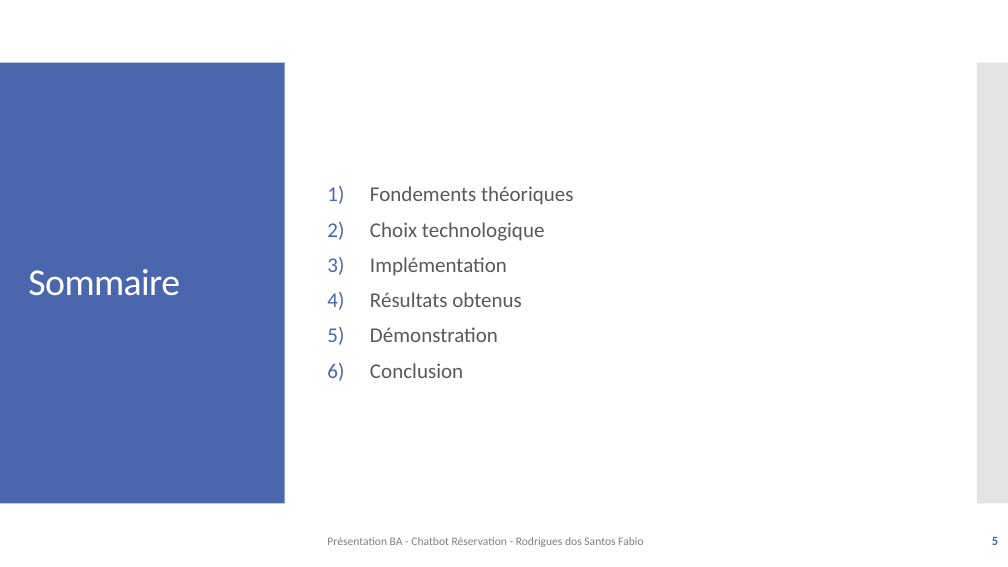
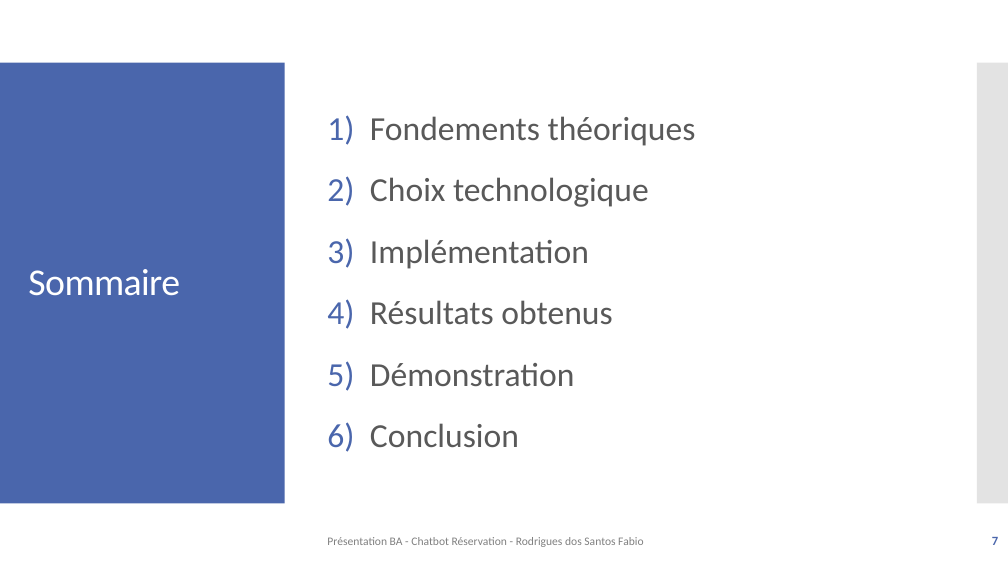
Before and after one commit to f-rdrgs/projet-bachelor, a slide deck: slide 7 of documentation/travail_bachelor/ISC_LOG_presentation_diplome_RodriguesDosSantosFabio_EggenbergNiklaus_2024.pptx (slide 5 before the commit). Drawn at 1008x567 pixels with LibreOffice and Linux fonts; fonts in the diff are those of the drawing. Boxes give left, top, right and bottom in pixels: in the first picture for what was removed or moved away, otherwise in the second. Text is boxed around its words. In the diff, an @@ line names an element or a change of style, - is before the commit and + after.

```diff
--- a/documentation/travail_bachelor/ISC_LOG_presentation_diplome_RodriguesDosSantosFabio_EggenbergNiklaus_2024.pptx
+++ b/documentation/travail_bachelor/ISC_LOG_presentation_diplome_RodriguesDosSantosFabio_EggenbergNiklaus_2024.pptx
@@ text "Fondements théoriques" at [370,116,696,447]: size 20 to 32 pt; more space between paragraphs @@
@@ page number at [992,537,998,545]: text changed @@
-5
+7
```
Also in this commit, not shown: 16 other slides changed, 7 slides added, 1 slide removed, 2 other files.
